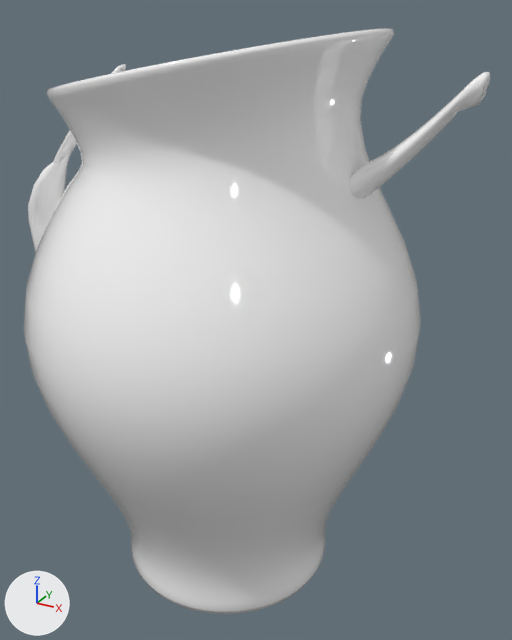
What one commit did to the glTF model models/masterpieces/MingXuande_MonkCapTeapot_Master.glb.
Rendered twice from a 50 mm lens placed at (0.148, -0.24, 0.242), pointed at (0.011, 0.008, 0.117). The axes (+X, +Y, +Z) are drawn at lower left. The lights are the same throughout. The picture after the commit comes second.

The scene before the commit, as lines of its bpy script (objects in view):
```python
me_xuande_mesh = bpy.data.meshes.new('Xuande_Mesh')
me_xuande_mesh.from_pydata(...)  # 5514 vertices, 11024 faces; spans x -0.105..0.099, y -0.082..0.082, z -0.003..0.236
me_xuande_mesh.materials.append(mat_m_xuande_sacrificialred)  # white #ffffff
ob_mingxuande_monkcapteapot = bpy.data.objects.new('MingXuande_MonkCapTeapot', me_xuande_mesh)
ob_mingxuande_monkcapteapot.location = (0.0, 0.0, 0.0)
```
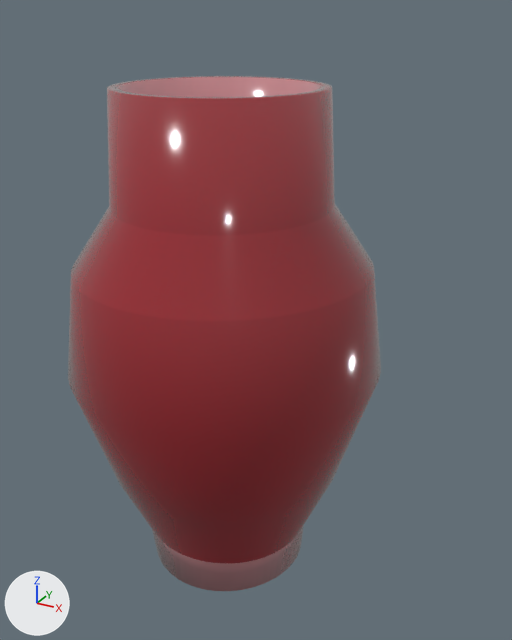
Location of each change, [x1, y1, x2, y2] in pixels of the pictures (512 x 640 px):
```json
{"object": "MingXuande_MonkCapTeapot", "change": "reshaped, recoloured", "before": [24, 28, 490, 614], "after": [68, 76, 381, 591], "on screen": "33% narrower, 12% shorter"}
{"part": 1, "of": "me_xuande_mesh", "change": "rebuilt", "before": [24, 28, 421, 614], "after": [68, 76, 381, 591], "on screen": "21% narrower, 12% shorter"}
{"part": 2, "of": "me_xuande_mesh", "change": "deleted", "before": [28, 64, 126, 252]}
{"part": 3, "of": "me_xuande_mesh", "change": "deleted", "before": [349, 72, 490, 198]}
```

The change, as JSON lines over the scene's bpy script:
```json
{"op": "add", "block": "img_tex_mingxuande_basecolor", "code": ["img_tex_mingxuande_basecolor = load_image('Tex_MingXuande_BaseColor', '_unpacked/Tex_MingXuande_BaseColor', 2048, 2048, 'sRGB')"]}
{"op": "add", "block": "mat_m_mingxuande_pbr_master", "code": ["mat_m_mingxuande_pbr_master = principled_material('M_MingXuande_PBR_Master')", "mat_m_mingxuande_pbr_master.texture = img_tex_mingxuande_basecolor", "mat_m_mingxuande_pbr_master.roughness = 0.14", "mat_m_mingxuande_pbr_master.coat_weight = 1.0", "mat_m_mingxuande_pbr_master.coat_roughness = 0.05"]}
{"block": "me_xuande_mesh", "where": "# used by ob_mingxuande_monkcapteapot; location = (0.0, 0.0, 0.0)"}
{"op": "remove", "block": "me_xuande_mesh", "code": "me_xuande_mesh.from_pydata(...)  # 5514 vertices, 11024 faces; spans x -0.105..0.099, y -0.082..0.082, z -0.003..0.236"}
{"op": "remove", "block": "me_xuande_mesh", "code": "me_xuande_mesh.materials.append(mat_m_xuande_sacrificialred)  # white #ffffff"}
{"op": "add", "block": "me_xuande_mesh", "code": "me_xuande_mesh.from_pydata(...)  # 897 vertices, 1728 faces; spans x -0.068..0.068, y -0.068..0.068, z 0.0..0.215"}
{"block": "me_xuande_mesh", "change": "me_xuande_mesh part 1: the loose piece of 4106 vertices spanning x -0.082..0.082, y -0.082..0.082, z -0.003..0.236 is rebuilt with 897 vertices and now spans x -0.068..0.068, y -0.068..0.068, z 0.0..0.215, in mat_m_mingxuande_pbr_master (picture img_tex_mingxuande_basecolor)"}
{"block": "me_xuande_mesh", "change": "me_xuande_mesh part 2: the loose piece of 832 vertices spanning x -0.105..-0.045, y -0.011..0.011, z 0.071..0.221 is deleted"}
{"block": "me_xuande_mesh", "change": "me_xuande_mesh part 3: the loose piece of 576 vertices spanning x 0.046..0.099, y -0.011..0.011, z 0.17..0.224 is deleted"}
{"op": "add", "block": "me_xuande_mesh", "code": "me_xuande_mesh.materials.append(mat_m_mingxuande_pbr_master)  # picture img_tex_mingxuande_basecolor"}
```
